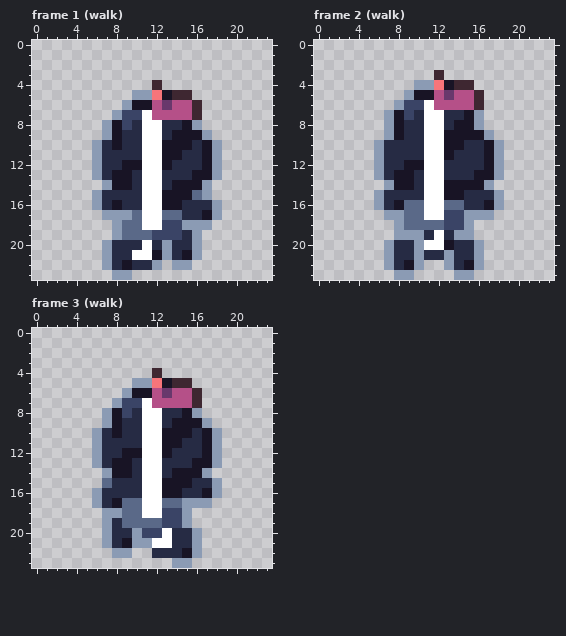
A pixel-art file gets an edit: art/minis/dog-pepe@50.aseprite. That is the earlier state.
24x24 pixels, 24 frames. Shown: frame 1 (walk), frame 2 (walk), frame 3 (walk). The commit also changed other frames, which this record leaves out.
After the commit:
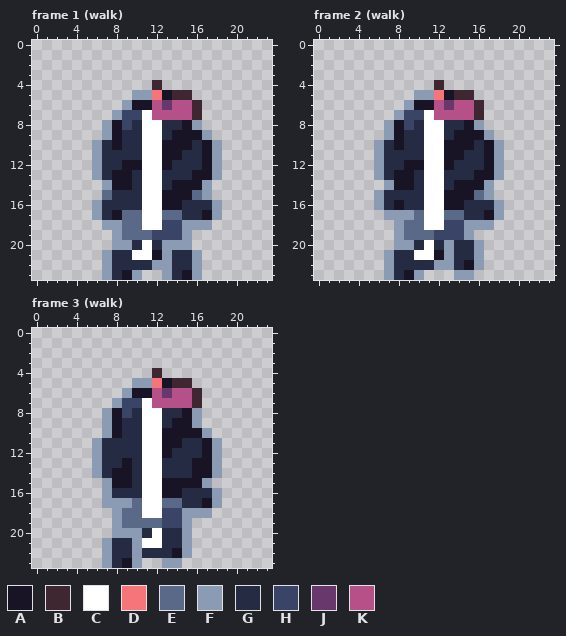
Palette (. is transparent): A #181425  B #3e2731  C #ffffff  D #f6757a  E #5a6988  F #8b9bb4  G #262b44  H #3a4466  J #68386c  K #b55088
Log entry: Clarify pack dog gait and reaction recovery
From old to new:
Changed rows in their new state; - is an unchanged pixel.
Frame 1 (walk):
first column x 6:
15 .E---------
16 --G--------
17 FGAE-------
18 -F---------
19 ---------F.
20 -.FF----FF.
21 ---------G-
22 ---G---FGGF
23 -FGAF--FGAF
Frame 2 (walk):
first column x 7:
 3 -----.------
 4 ---..B...---
 5 --.FFDABB.--
 6 -.FAA-J-----
 7 .F-H-KKKKB--
 8 --H----G----
 9 ------G-----
10 -A------A---
11 -------A----
12 ------A-----
14 ------G-----
15 --------AEF.
16 --GG--AA--G-
17 --F---EEGGAF
18 ----CC---FF-
19 --EEEHHH----
20 .FFG-GF-----
21 ---CCA------
22 --GGGF------
23 FGAF--------
Frame 3 (walk):
first column x 6:
 9 ----------F.-
10 .F--------AF.
12 ---GG--------
13 --G----------
14 FG------GG-AF
15 -FAA------AF.
16 .F---------G-
17 .FFF-----GGAF
18 -.--------FF-
19 -.F----------
20 -.FF-GCG-F.--
21 ---G-C-G-F.--
22 -FGGFG--AF.--
23 -FGAF--F-.---
Where, in picture pixels (left, top, right, bottom), the same in both pictures:
changed: (92, 190, 202, 280)
changed: (384, 70, 504, 280)
changed: (92, 418, 222, 568)
